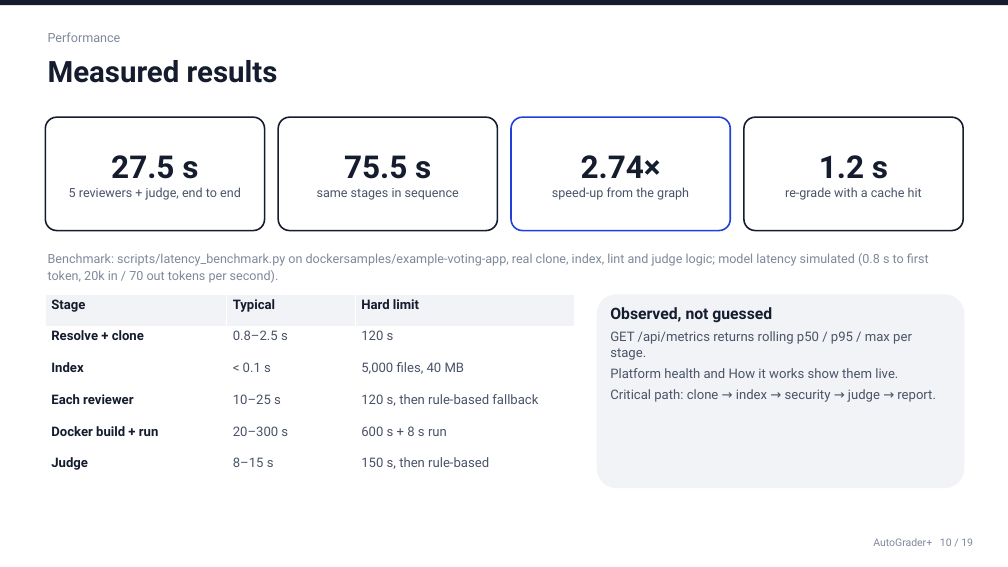
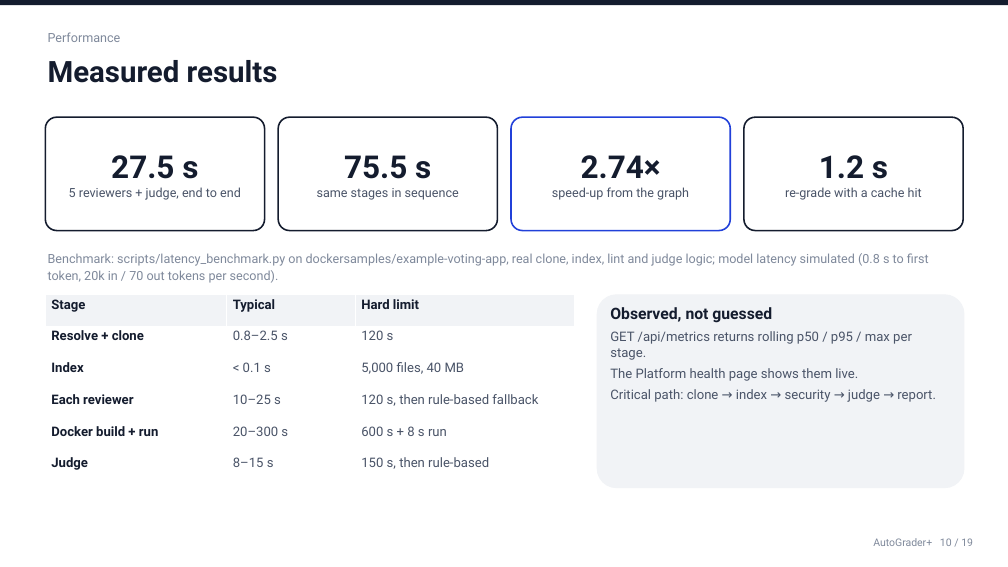
Before and after one commit to roshanraj9136/auto-grader, a slide deck: slide 10 of docs/AutoGrader.pptx. Drawn at 1008x567 pixels with LibreOffice and Linux fonts; fonts in the diff are those of the drawing. Boxes give left, top, right and bottom in pixels: in the first picture for what was removed or moved away, otherwise in the second. Text is boxed around its words. In the diff, an @@ line names an element or a change of style, - is before the commit and + after.

```diff
--- a/docs/AutoGrader.pptx
+++ b/docs/AutoGrader.pptx
@@ text in rounded rectangle at <box>610,368,858,381</box>: text changed @@
-Platform health and How it works show them live.
+The Platform health page shows them live.
```
Also in this commit, not shown: 4 other slides changed, 37 other files.
